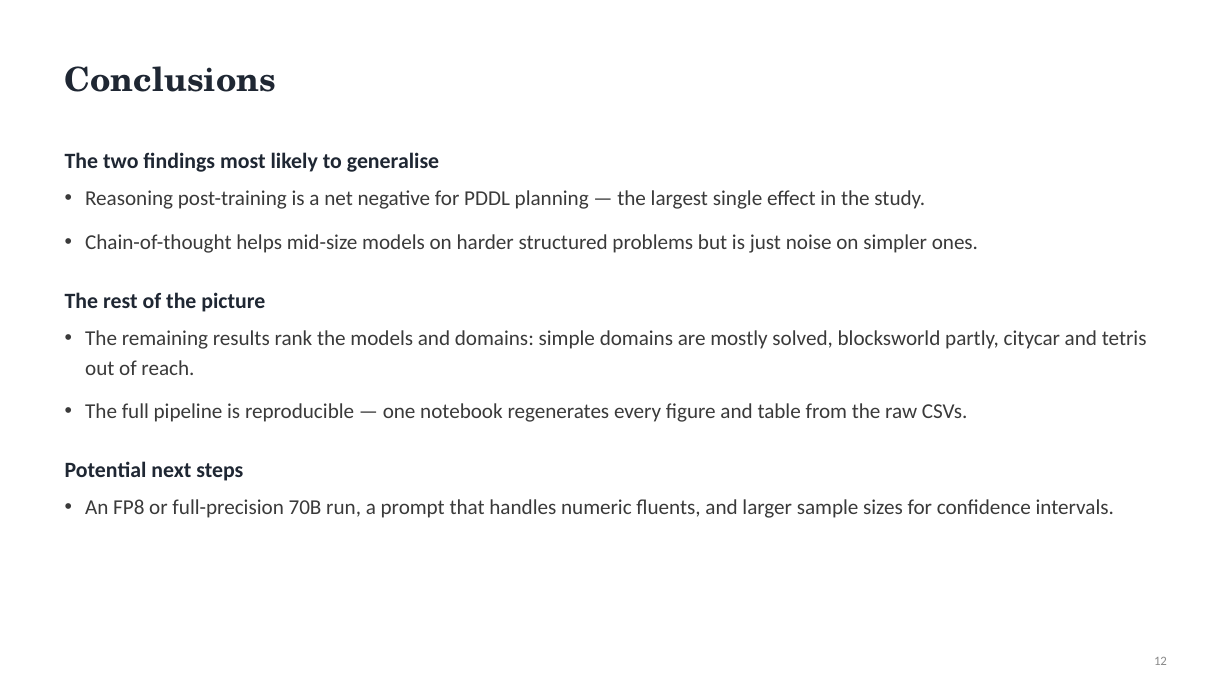
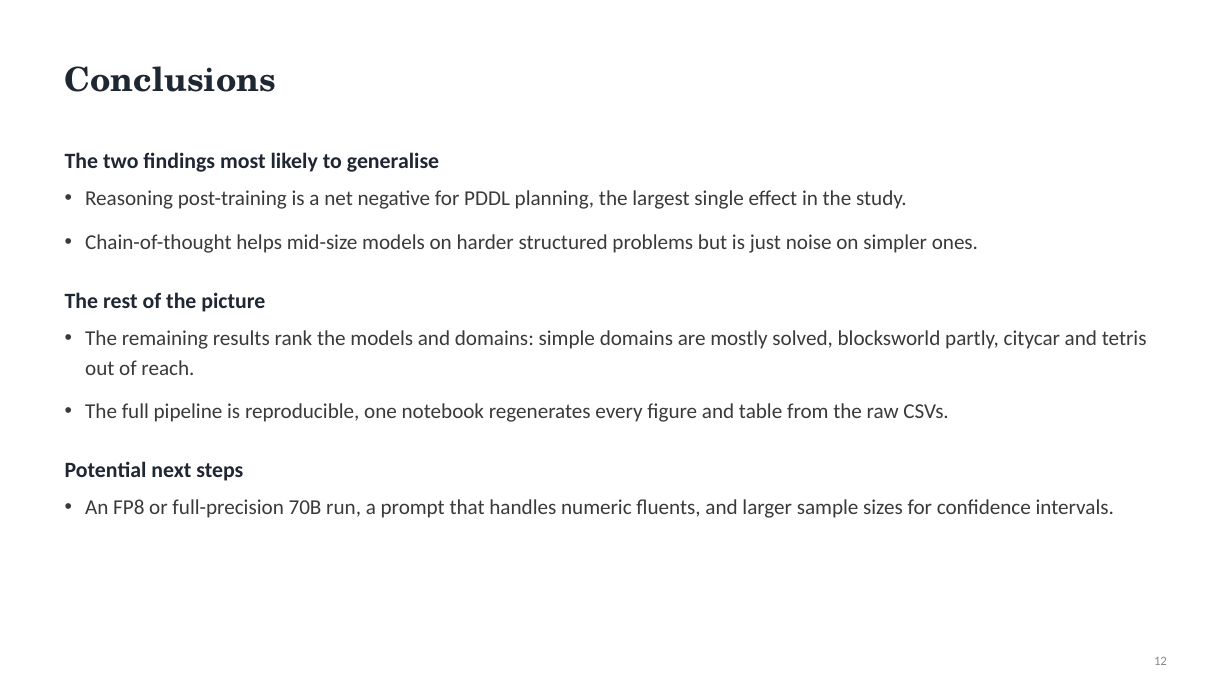
Before and after one commit to hassanmahmad/llm-planning-bench, a slide deck: slide 12 of docs/LLM_Planning_Presentation.pptx. Drawn at 1232x693 pixels with LibreOffice and Linux fonts; fonts in the diff are those of the drawing. Boxes give left, top, right and bottom in pixels: in the first picture for what was removed or moved away, otherwise in the second. Text is boxed around its words. In the diff, an @@ line names an element or a change of style, - is before the commit and + after.

```diff
--- a/docs/LLM_Planning_Presentation.pptx
+++ b/docs/LLM_Planning_Presentation.pptx
@@ text at (x1=85, y1=190, x2=907, y2=209): text changed @@
-• Reasoning post-training is a net negative for PDDL planning — the largest single effect in the study.
+• Reasoning post-training is a net negative for PDDL planning, the largest single effect in the study.
@@ text at (x1=85, y1=403, x2=948, y2=422): text changed @@
-• The full pipeline is reproducible — one notebook regenerates every figure and table from the raw CSVs.
+• The full pipeline is reproducible, one notebook regenerates every figure and table from the raw CSVs.
```
Also in this commit, not shown: 2 other slides changed, 1 slide added.
